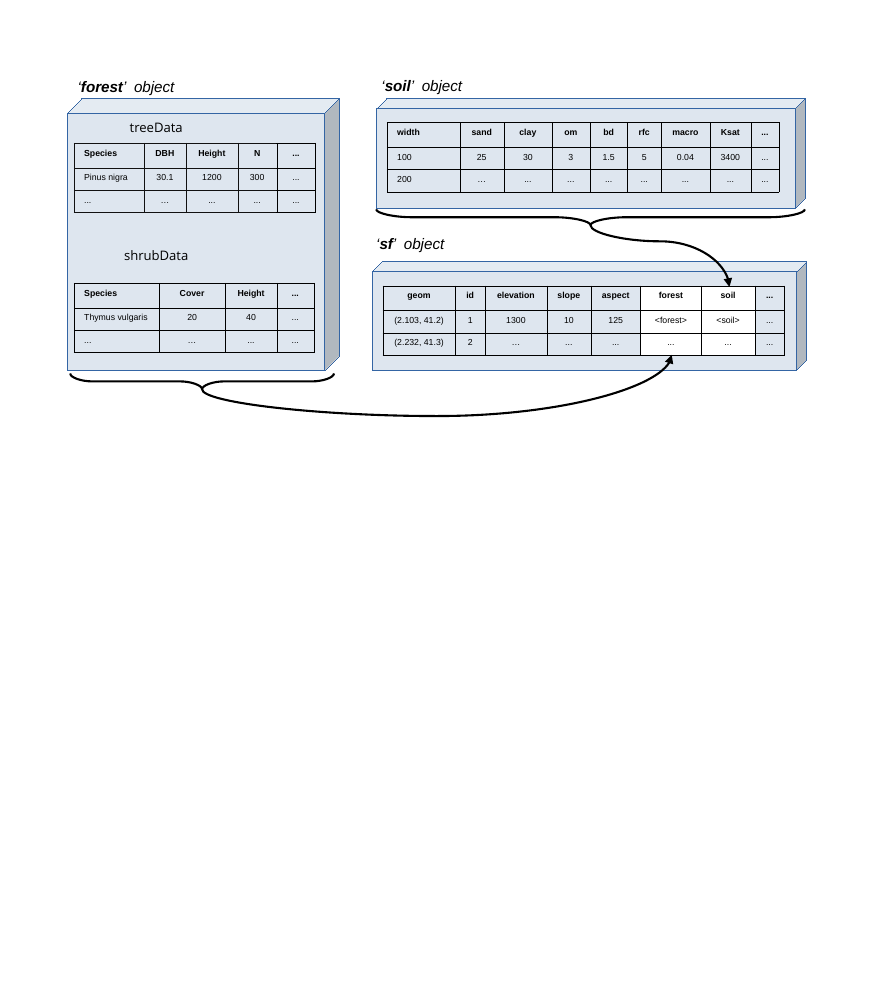
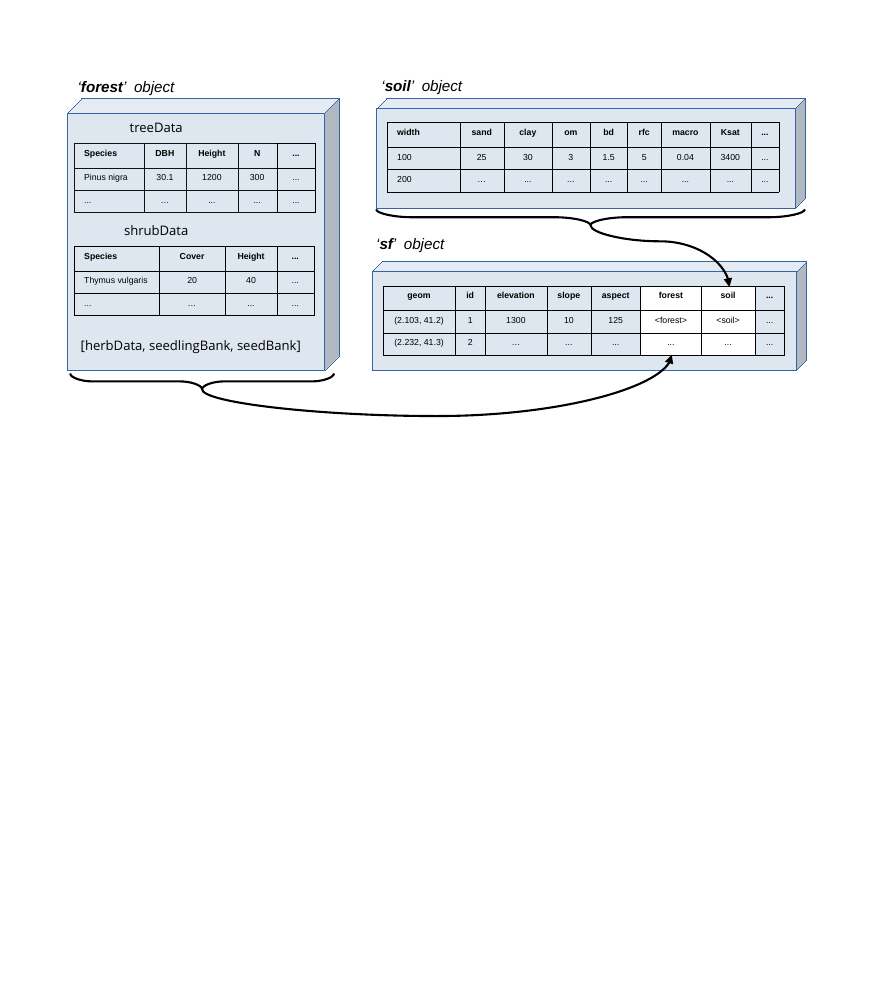
Before and after one commit to emf-creaf/medfatebook, a slide deck: slide 1 of figures/data_structures.odp. Drawn at 889x1008 pixels with LibreOffice and Linux fonts; fonts in the diff are those of the drawing. Boxes give left, top, right and bottom in pixels: in the first picture for what was removed or moved away, otherwise in the second. Text is boxed around its words. In the diff, an @@ line names an element or a change of style, - is before the commit and + after.

```diff
--- a/figures/data_structures.odp
+++ b/figures/data_structures.odp
@@ text "shrubData": place and size @@
-text "shrubData" at bbox=[124, 250, 188, 260]
+text "shrubData" at bbox=[124, 225, 188, 235]
@@ table: place and size @@
-table at bbox=[74, 283, 315, 352]
+table at bbox=[74, 246, 315, 315]
@@ text added at bbox=[81, 340, 301, 353], 9 pt, text #000000 @@
+[herbData, seedlingBank, seedBank]
```
Also in this commit, not shown: 49 other files.
